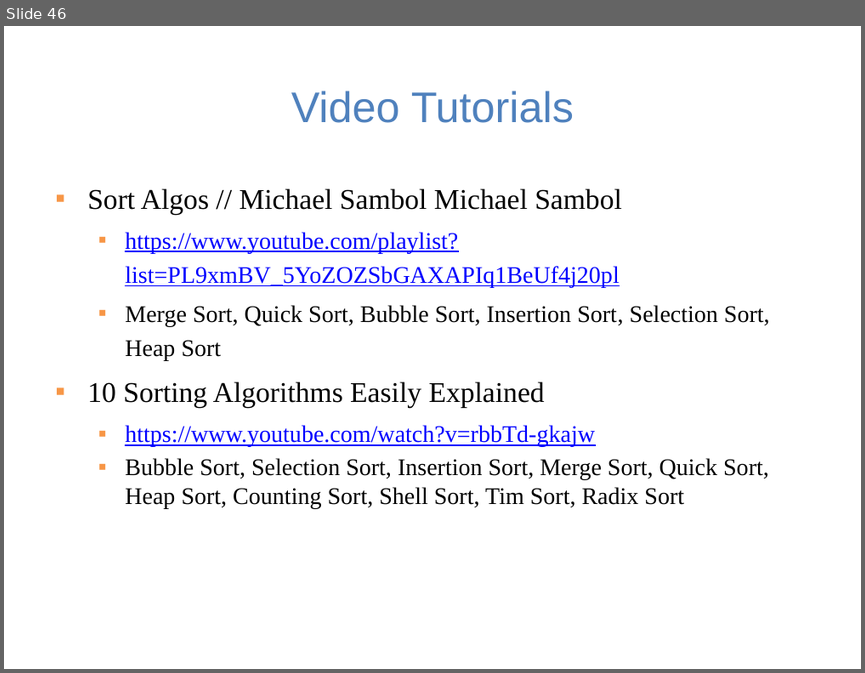
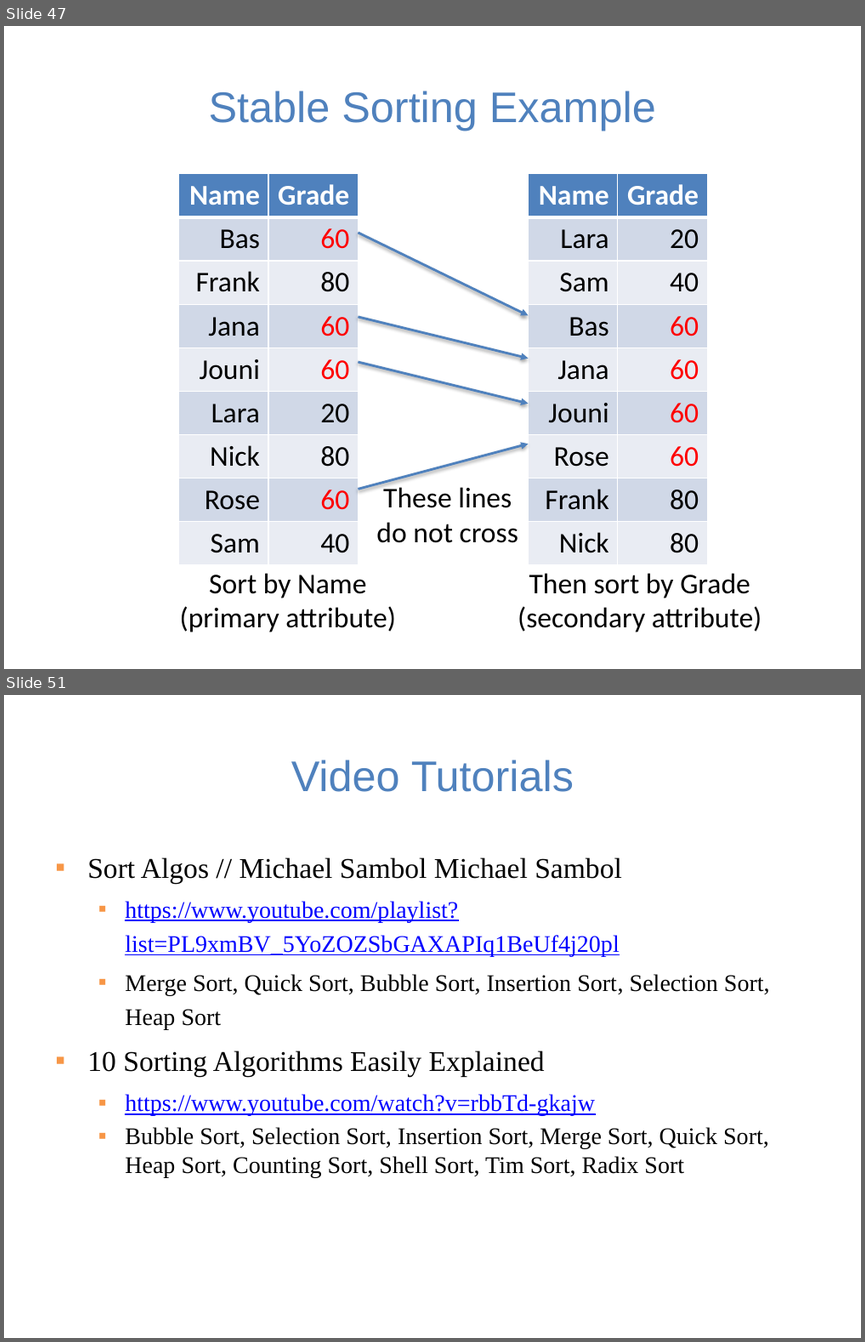
Before and after one commit to guhofstra/CSC111Fa25, a slide deck: PPTs/Lecture 13-sorting algorithms.pptx. Shown one above the other, each under a label of ours: slide 46 before the commit, slides 47 and 51 after it; the slides between them are not shown. The pictures are 865x673 and 865x1342 pixels, drawn with LibreOffice and Linux fonts; fonts in the diff are those of the drawing. Boxes give left, top, right and bottom in pixels: in the first picture for what was removed or moved away, otherwise in the second. Text is boxed around its words. In the diff, an @@ line names an element or a change of style, - is before the commit and + after.

```diff
--- a/PPTs/Lecture 13-sorting algorithms.pptx
+++ b/PPTs/Lecture 13-sorting algorithms.pptx
@@ slide 47 added at [4,26,861,669], background #FFFFFF @@
@@ title added at [209,91,656,131], 36 pt, text #4F81BD @@
+Stable Sorting Example
@@ table added at [179,173,358,559], 9 rows, 2 columns @@
+Name | Grade
+Bas | 60
+Frank | 80
+Jana | 60
+Jouni | 60
+Lara | 20
+Nick | 80
+Rose | 60
+Sam | 40
@@ table added at [528,173,709,559], 9 rows, 2 columns @@
+Name | Grade
+Lara | 20
+Sam | 40
+Bas | 60
+Jana | 60
+Jouni | 60
+Rose | 60
+Frank | 80
+Nick | 80
@@ arrow added from (358, 233) to (528, 316), #4F81BD 2 pt @@
@@ arrow added from (358, 317) to (528, 358), #4F81BD 2 pt @@
@@ arrow added from (358, 362) to (528, 403), #4F81BD 2 pt @@
@@ arrow added from (358, 488) to (528, 443), #4F81BD 2 pt @@
@@ text added at [376,484,518,543], 24 pt, text #000000 @@
+These lines do not cross
@@ text added at [180,573,396,632], 24 pt, text #000000 @@
+Sort by Name
+(primary attribute)
@@ text added at [517,573,762,632], 24 pt, text #000000 @@
+Then sort by Grade
+(secondary attribute)
@@ what was slide 46 is now slide 51 @@
```
Also in this commit, not shown: 19 slides changed, 5 other slides added, 1 slide removed, 17 other files.
